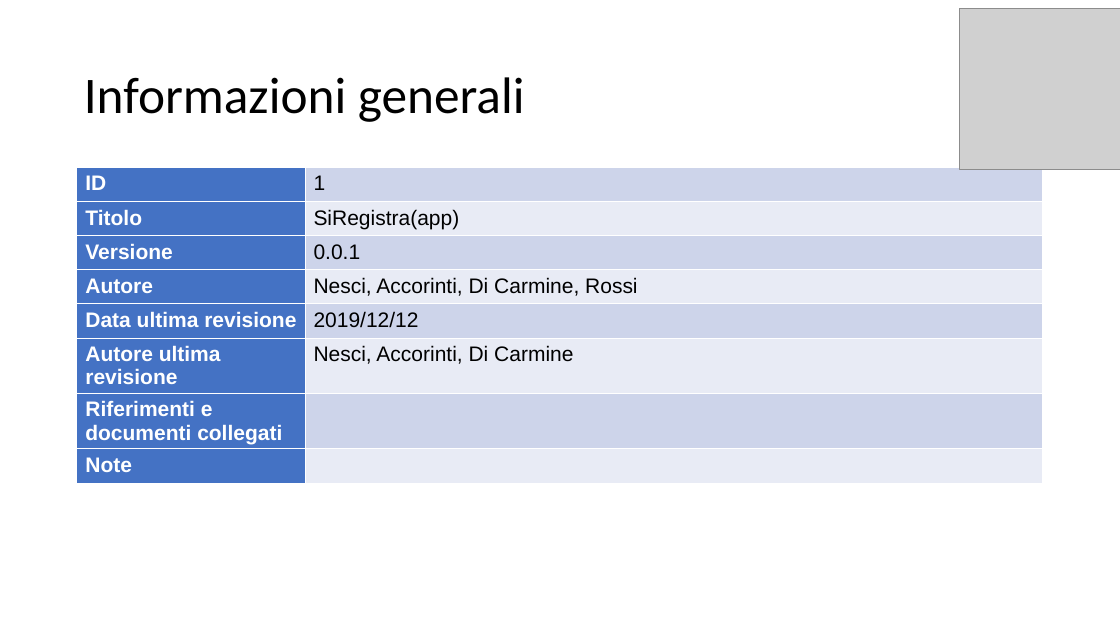
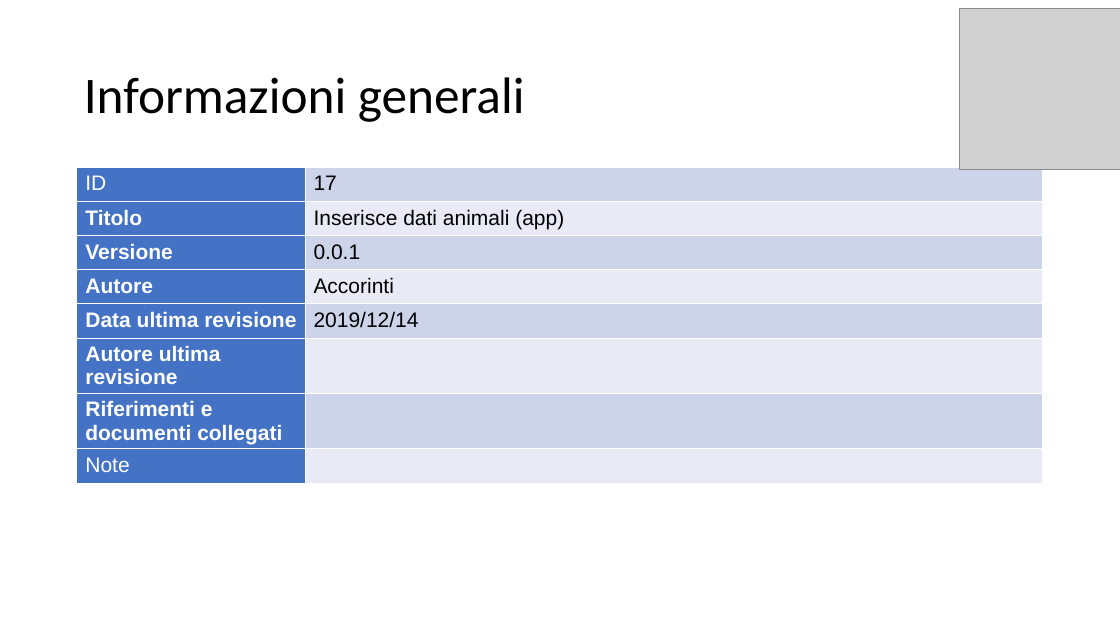
Before and after one commit to itsar19-20/pet, a slide deck: slide 2 of docs/useCaseTemplate/UseCase 17_InserisceDatiAnimale_Proprietrio.pptx. Drawn at 1120x630 pixels with LibreOffice and Linux fonts; fonts in the diff are those of the drawing; grey boxes stand for pictures. Boxes give left, top, right and bottom in pixels: in the first picture for what was removed or moved away, otherwise in the second. Text is boxed around its words. In the diff, an @@ line names an element or a change of style, - is before the commit and + after.

```diff
--- a/docs/useCaseTemplate/UseCase 17_InserisceDatiAnimale_Proprietrio.pptx
+++ b/docs/useCaseTemplate/UseCase 17_InserisceDatiAnimale_Proprietrio.pptx
@@ table at [77, 168, 1044, 476] @@
-row 1, column 2: 1
+row 1, column 2: 17
-row 2, column 2: SiRegistra(app)
+row 2, column 2: Inserisce dati animali (app)
-row 4, column 2: Nesci, Accorinti, Di Carmine, Rossi
+row 4, column 2: Accorinti
-row 5, column 2: 2019/12/12
+row 5, column 2: 2019/12/14
-row 6, column 2: Nesci, Accorinti, Di Carmine
+row 6, column 2: 
```
Also in this commit, not shown: 2 other slides changed, 5 other files.
